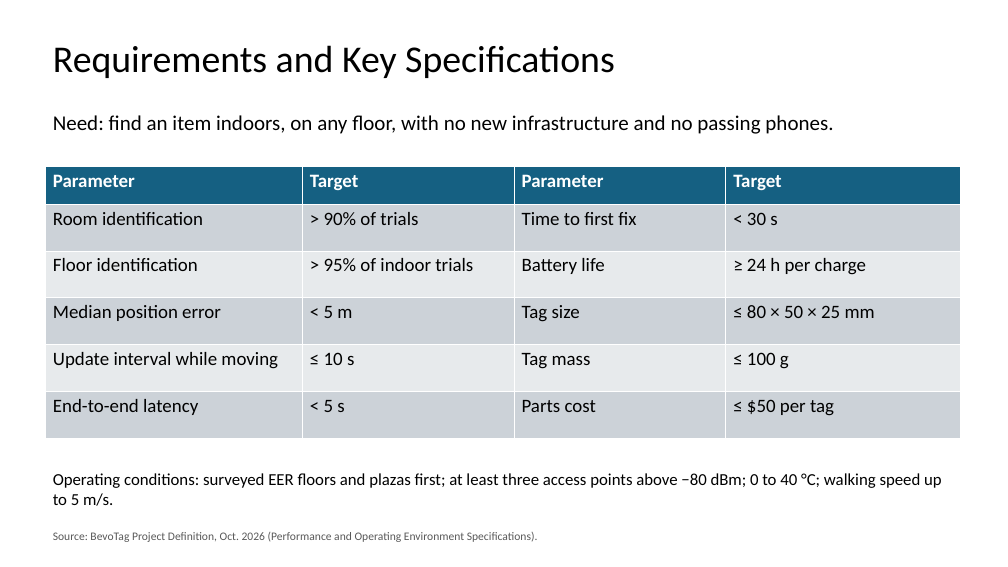
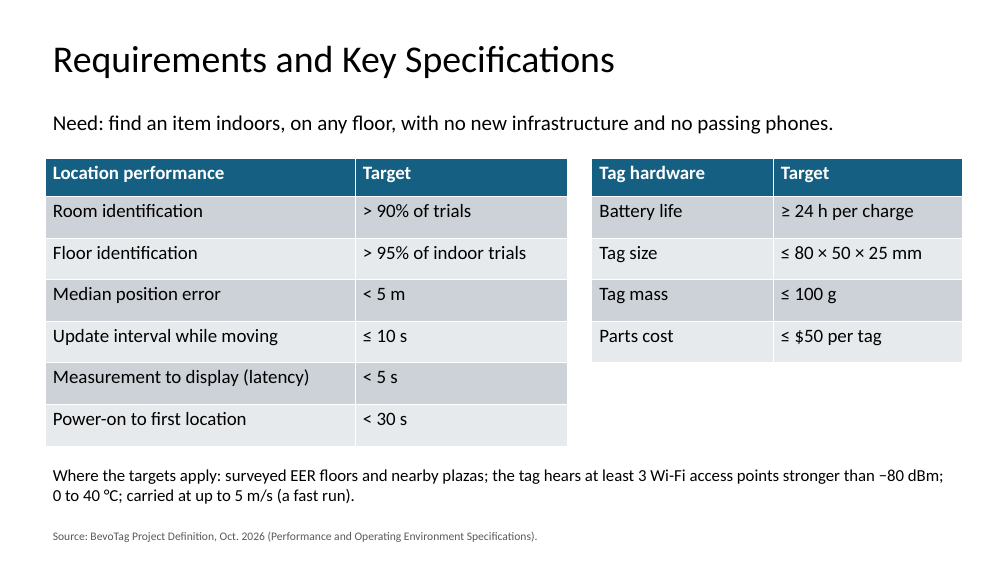
Before and after one commit to lishi321/BevoTag, a slide deck: slide 5 of docs/oral-design-review/BevoTag-Design-Review.pptx. Drawn at 1008x567 pixels with LibreOffice and Linux fonts; fonts in the diff are those of the drawing. Boxes give left, top, right and bottom in pixels: in the first picture for what was removed or moved away, otherwise in the second. Text is boxed around its words. In the diff, an @@ line names an element or a change of style, - is before the commit and + after.

```diff
--- a/docs/oral-design-review/BevoTag-Design-Review.pptx
+++ b/docs/oral-design-review/BevoTag-Design-Review.pptx
@@ table at <box>45,159,567,446</box> @@
-Parameter | Target | Parameter | Target
-Room identification | > 90% of trials | Time to first fix | < 30 s
-Floor identification | > 95% of indoor trials | Battery life | ≥ 24 h per charge
-Median position error | < 5 m | Tag size | ≤ 80 × 50 × 25 mm
-Update interval while moving | ≤ 10 s | Tag mass | ≤ 100 g
-End-to-end latency | < 5 s | Parts cost | ≤ $50 per tag
+Location performance | Target
+Room identification | > 90% of trials
+Floor identification | > 95% of indoor trials
+Median position error | < 5 m
+Update interval while moving | ≤ 10 s
+Measurement to display (latency) | < 5 s
+Power-on to first location | < 30 s
@@ table: place and size @@
-table at <box>45,166,960,439</box>
+table at <box>45,159,567,446</box>
@@ table added at <box>592,159,963,363</box>, 5 rows, 2 columns @@
+Tag hardware | Target
+Battery life | ≥ 24 h per charge
+Tag size | ≤ 80 × 50 × 25 mm
+Tag mass | ≤ 100 g
+Parts cost | ≤ $50 per tag
@@ text at <box>53,469,944,504</box>: text changed @@
-Operating conditions: surveyed EER floors and plazas first; at least three access points above −80 dBm; 0 to 40 °C; walking speed up to 5 m/s.
+Where the targets apply: surveyed EER floors and nearby plazas; the tag hears at least 3 Wi-Fi access points stronger than −80 dBm; 0 to 40 °C; carried at up to 5 m/s (a fast run).
```
Also in this commit, not shown: 4 other files.
